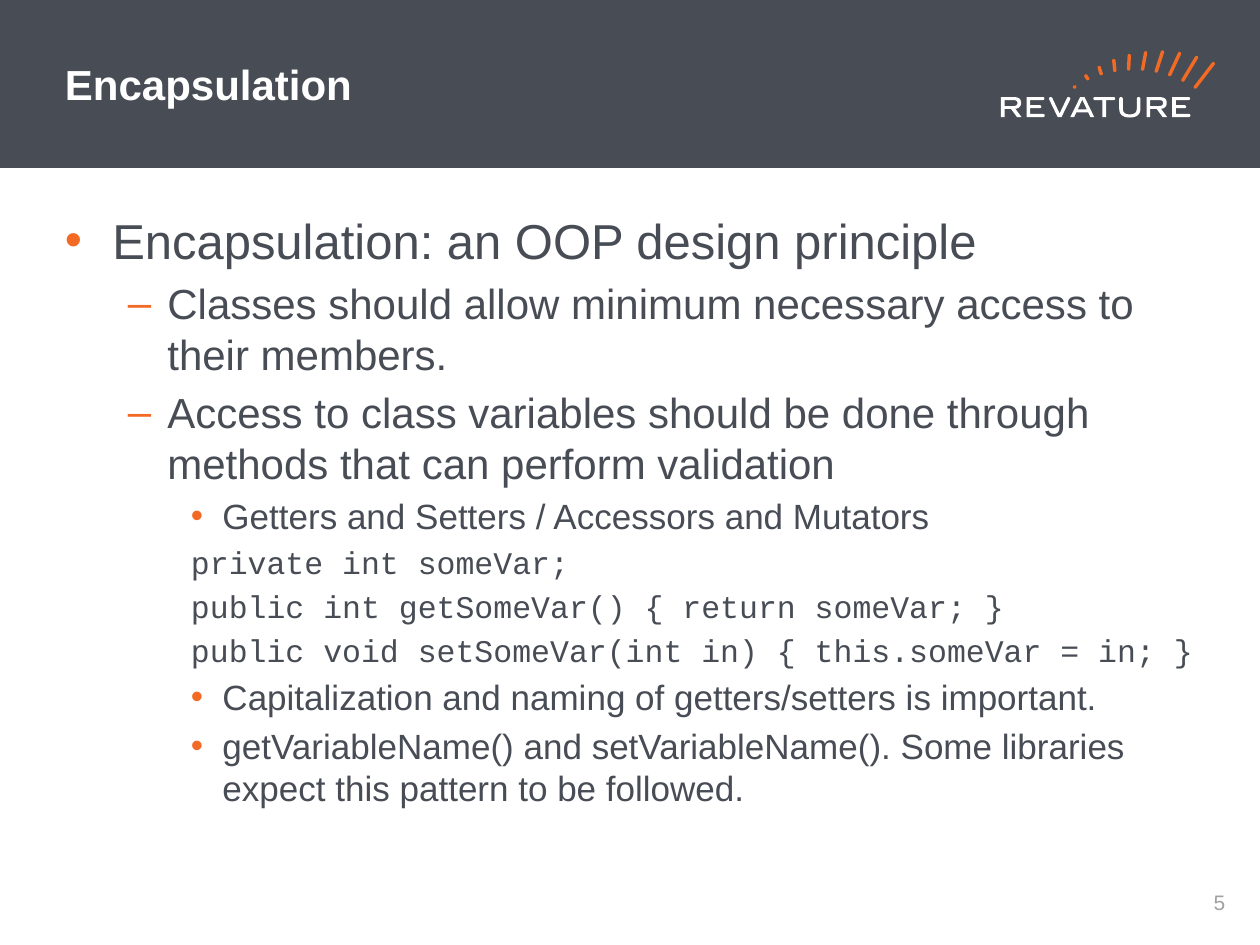
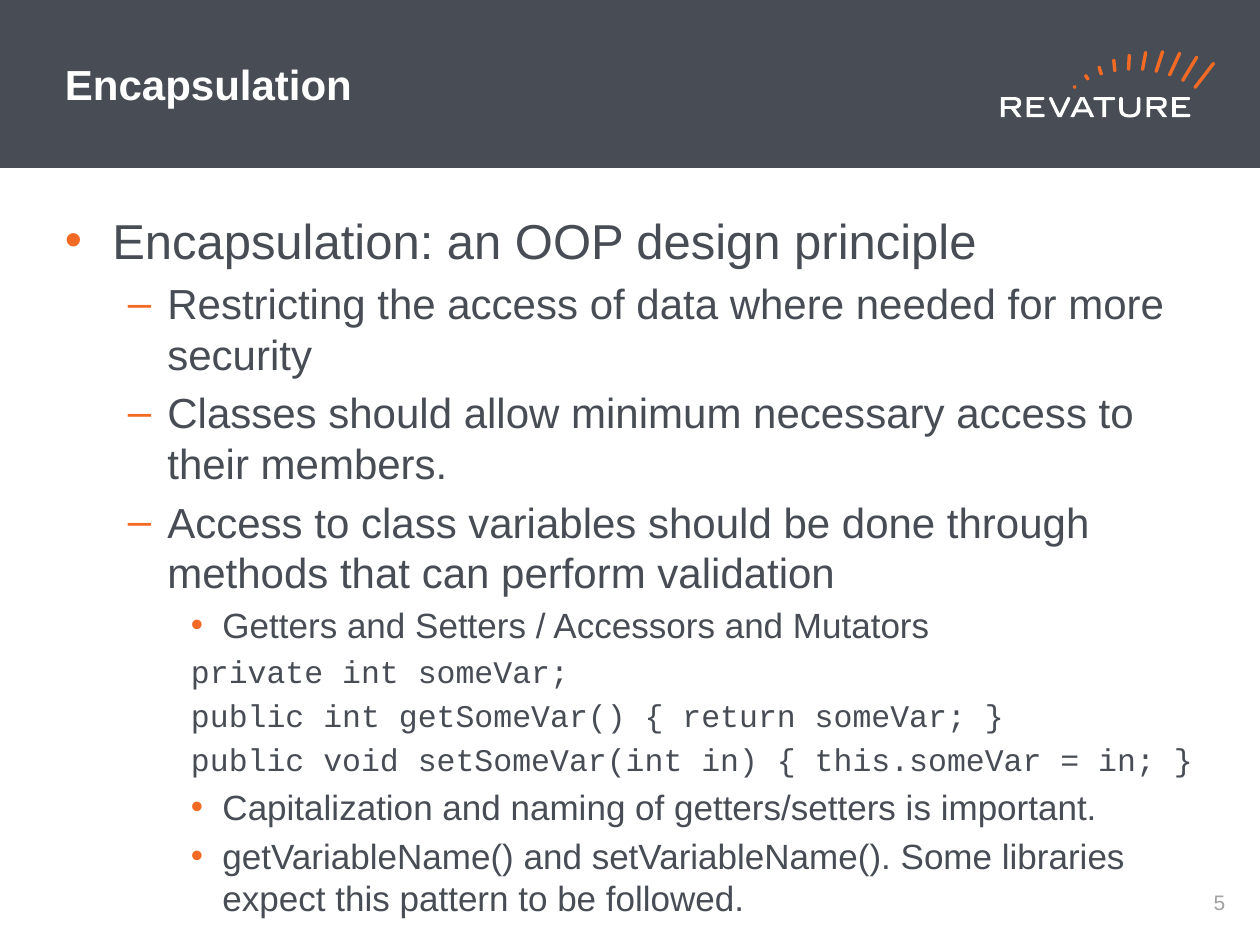
Before and after one commit to cynthia-enciso/RAP-210830, a slide deck: slide 6 of PPTs/day-7.pptx. Drawn at 1260x945 pixels with LibreOffice and Linux fonts; fonts in the diff are those of the drawing. Boxes give left, top, right and bottom in pixels: in the first picture for what was removed or moved away, otherwise in the second. Text is boxed around its words. In the diff, an @@ line names an element or a change of style, - is before the commit and + after.

```diff
--- a/PPTs/day-7.pptx
+++ b/PPTs/day-7.pptx
@@ text at (x1=167, y1=288, x2=1164, y2=378): paragraph added @@
+  – Restricting the access of data where needed for more security
```
Also in this commit, not shown: 2 other slides changed, 2 slides added.
